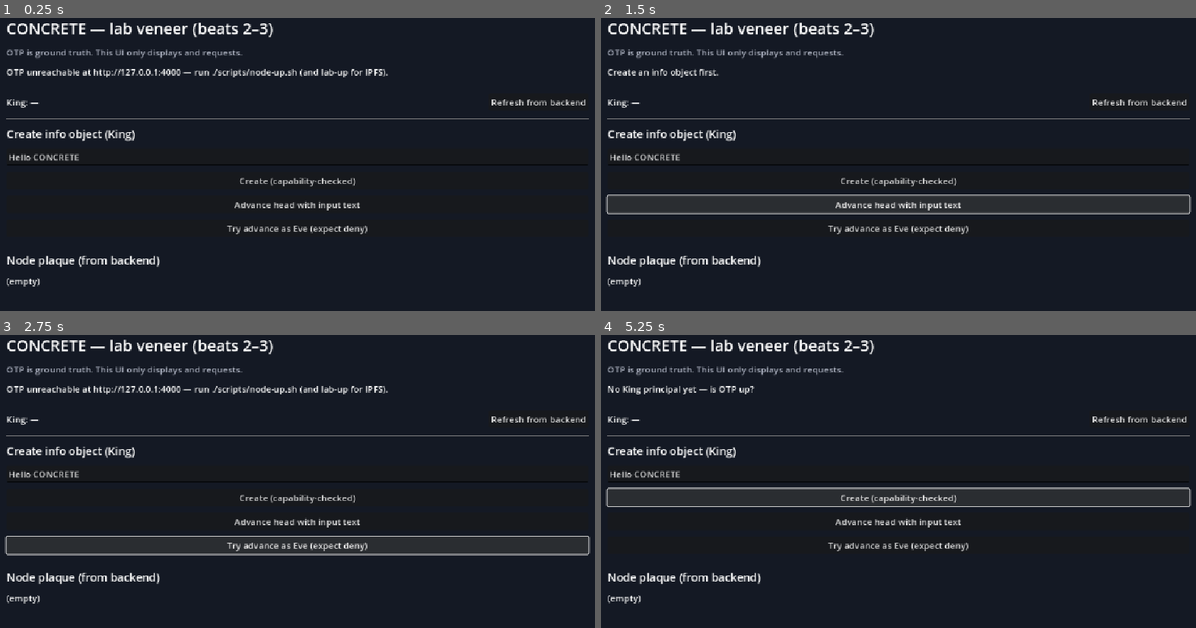
Above: before the commit, frames 1-4 (two rows, left to right).
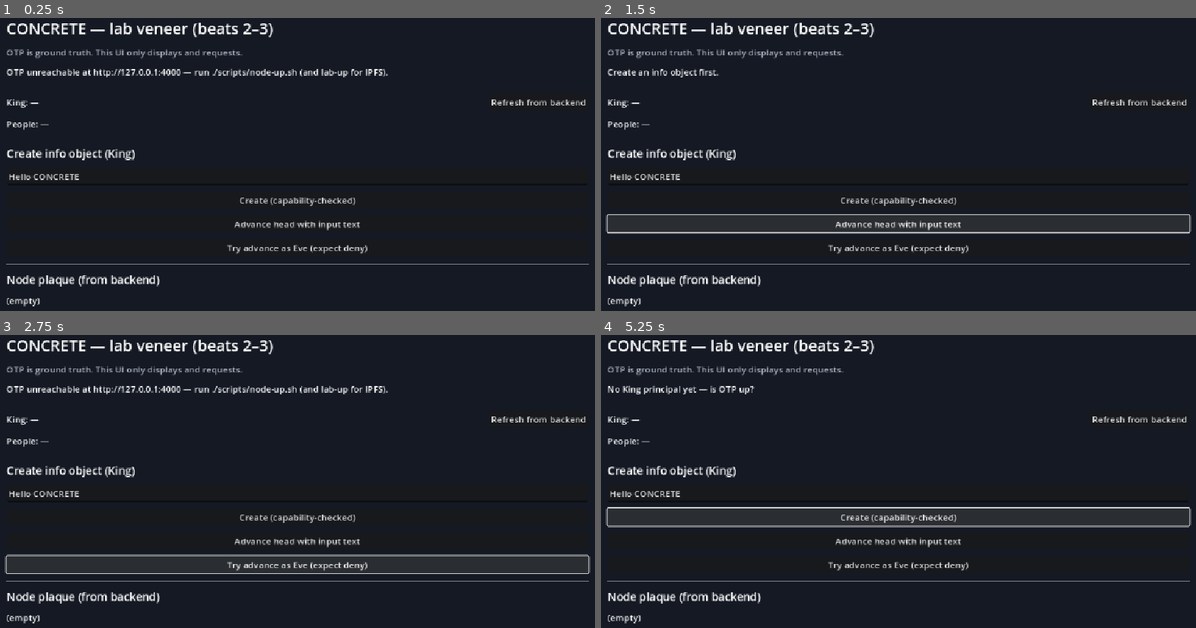
Above: after the commit, the same moments.

Repository: BigMassive/sep_26_concrete
Game: Godot game, scene res://scenes/main.tscn
Same seed, same stepped clock (60 frames per second), same inputs: the game is played once before the commit and once after it.
Inputs:
- Up to frame 1 (0.25 s): no input
- Up to frame 2 (1.5 s): click "Create (capability-checked)" at 0.5 s; click "Advance head with input text" at 1.25 s
- Up to frame 3 (2.75 s): click "Try advance as Eve (expect de…" at 2 s
- Up to frame 4 (5.25 s): click "Create (capability-checked)" at 2.75 s; click "Advance head with input text" at 3.5 s; click "Try advance as Eve (expect de…" at 4.25 s; click "Create (capability-checked)" at 5 s

The runs differ from the first frame. In frame 1, 4.1% of the frame differs, in the area x 1-99%, y 34-99%; in frame 2, 6.7%; in frame 3, 5.3%; in frame 4, 7.2%, in the area x 0-100%, y 34-99%.

Commit message:
Publish {pubkey, username} as cap-gated IPFS data and show people in Godot.
ADR 0008 stages 3–4: directory records are not info objects; Eve still cannot read, publish, or advance plaques.

Co-authored-by: Cursor <cursoragent@cursor.com>

Diff:
--- a/godot/scenes/main.tscn
+++ b/godot/scenes/main.tscn
@@ -66,6 +66,13 @@
 layout_mode=2
 text="Refresh from backend"
 
+[node name="People" type="RichTextLabel" parent="Margin/VBox"]
+unique_name_in_owner=true
+layout_mode=2
+fit_content=true
+bbcode_enabled=true
+text="People: —"
+
 [node name="HSep2" type="HSeparator" parent="Margin/VBox"]
 layout_mode=2
 
--- a/godot/scripts/main.gd
+++ b/godot/scripts/main.gd
@@ -6,6 +6,7 @@
 
 @onready var status_label: Label = %Status
 @onready var king_label: Label = %KingLabel
+@onready var people_label: RichTextLabel = %People
 @onready var content_input: LineEdit = %ContentInput
 @onready var plaque: RichTextLabel = %Plaque
 
@@ -110,6 +111,20 @@
 			var king: Dictionary = b.get("king", {})
 			king_id = str(king.get("id", ""))
 			king_label.text = "King: %s (%s)" % [str(king.get("display_name", "?")), _short_principal(king_id)]
+			_http_post("/v1/directory", {"principal_id": king_id, "username": "King"}, "publish_king")
+		"publish_king":
+			if code == 503:
+				status_label.text = "Directory skipped (IPFS down)."
+			elif code == 403:
+				status_label.text = "Directory publish denied."
+			elif code >= 400:
+				status_label.text = "Directory publish failed (%s)." % code
+			_http_get("/v1/directory?principal_id=%s" % king_id.uri_encode(), "directory")
+		"directory":
+			if code == 403:
+				people_label.text = "[i]Directory denied (need bootstrap cap).[/i]"
+			elif typeof(parsed) == TYPE_DICTIONARY:
+				_render_people(parsed.get("records", []))
 			_http_get("/v1/info_objects", "list")
 		"list":
 			if typeof(parsed) != TYPE_DICTIONARY:
@@ -138,6 +153,12 @@
 		"ensure_eve_then_advance":
 			if typeof(parsed) == TYPE_DICTIONARY:
 				eve_id = str(parsed.get("principal", {}).get("id", ""))
+			_http_post("/v1/directory", {"principal_id": king_id, "username": "Eve"}, "publish_eve_then_advance")
+		"publish_eve_then_advance":
+			_http_get("/v1/directory?principal_id=%s" % king_id.uri_encode(), "directory_then_eve_advance")
+		"directory_then_eve_advance":
+			if typeof(parsed) == TYPE_DICTIONARY:
+				_render_people(parsed.get("records", []))
 			_advance_as(eve_id, "advance_eve")
 		"advance_eve":
 			if code == 403:
@@ -161,10 +182,14 @@
 		return
 	var d: Dictionary = data
 	current_did = _primary_did(d)
-	plaque.text = "[b]DID[/b] %s\n[b]head[/b] %s\n[b]content[/b] %s\n[b]iota checkpoint[/b] %s\n[b]updated[/b] %s" % [
+	var author := _string_field(d, "updated_by")
+	if author == "—":
+		author = _string_field(d, "created_by")
+	plaque.text = "[b]DID[/b] %s\n[b]head[/b] %s\n[b]content[/b] %s\n[b]author[/b] %s\n[b]iota checkpoint[/b] %s\n[b]updated[/b] %s" % [
 		current_did,
 		str(d.get("head_cid", "")),
 		str(d.get("content", "")),
+		_short_principal(author),
 		str(d.get("iota_checkpoint", "")),
 		str(d.get("updated_at", ""))
 	]
@@ -177,6 +202,22 @@
 	return str(data.get("did", ""))
 
 
+func _render_people(records: Array) -> void:
+	if records.is_empty():
+		people_label.text = "[i]No directory records yet (data, not information).[/i]"
+		return
+	var lines: PackedStringArray = PackedStringArray()
+	for rec_any in records:
+		if typeof(rec_any) != TYPE_DICTIONARY:
+			continue
+		var rec: Dictionary = rec_any
+		var name := str(rec.get("username", "?"))
+		var pk := _short_principal(str(rec.get("public_key", "")))
+		var did := str(rec.get("did", ""))
+		lines.append("[b]%s[/b] %s\n  %s  ([i]data[/i])" % [name, pk, did])
+	people_label.text = "\n".join(lines)
+
+
 func _short_principal(id: String) -> String:
 	if id.length() <= 24:
 		return id
Not shown, changed: docs/03-architecture.md
Not shown, changed: docs/05-concept-backlog.md
Not shown, changed: docs/07-programme-map.md
Not shown, changed: docs/decisions/0008-user-crypto-identity.md
Not shown, changed: docs/roadmap.md
Not shown, changed: godot/README.md
Not shown, changed: runtime/README.md
Not shown, changed: runtime/lib/concrete_runtime/api.ex
Not shown, changed: runtime/lib/concrete_runtime/application.ex
Not shown, added: runtime/lib/concrete_runtime/user_directory.ex
Not shown, added: runtime/test/concrete_runtime_user_directory_test.exs
Not shown, changed: scripts/beat2-smoke.sh
